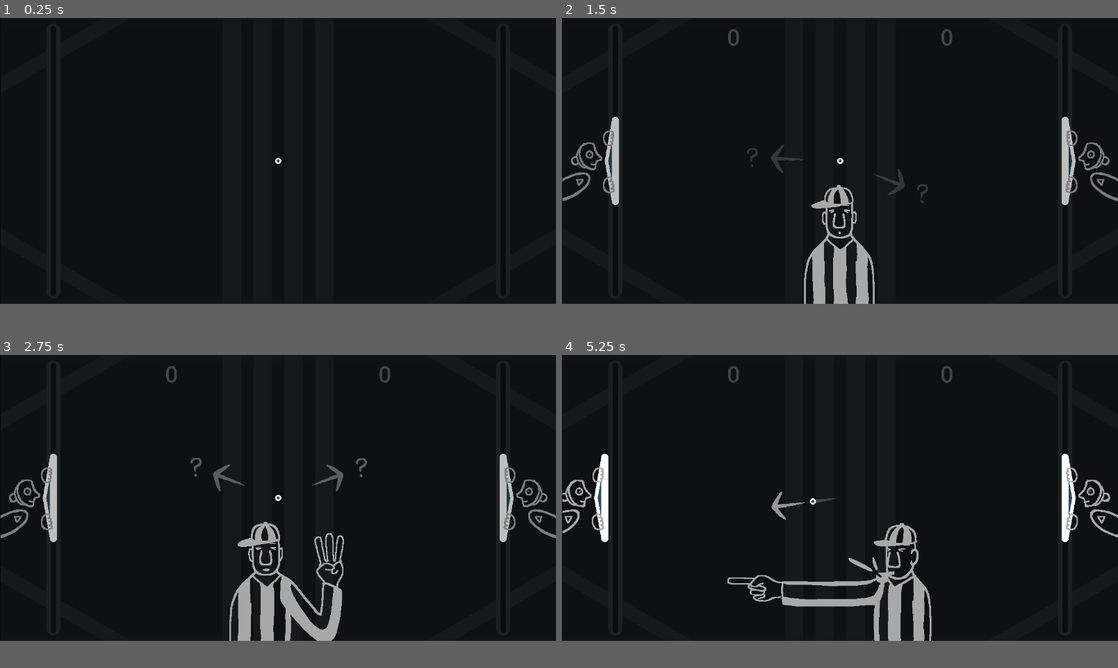
Above: before the commit, frames 1-4 (two rows, left to right).
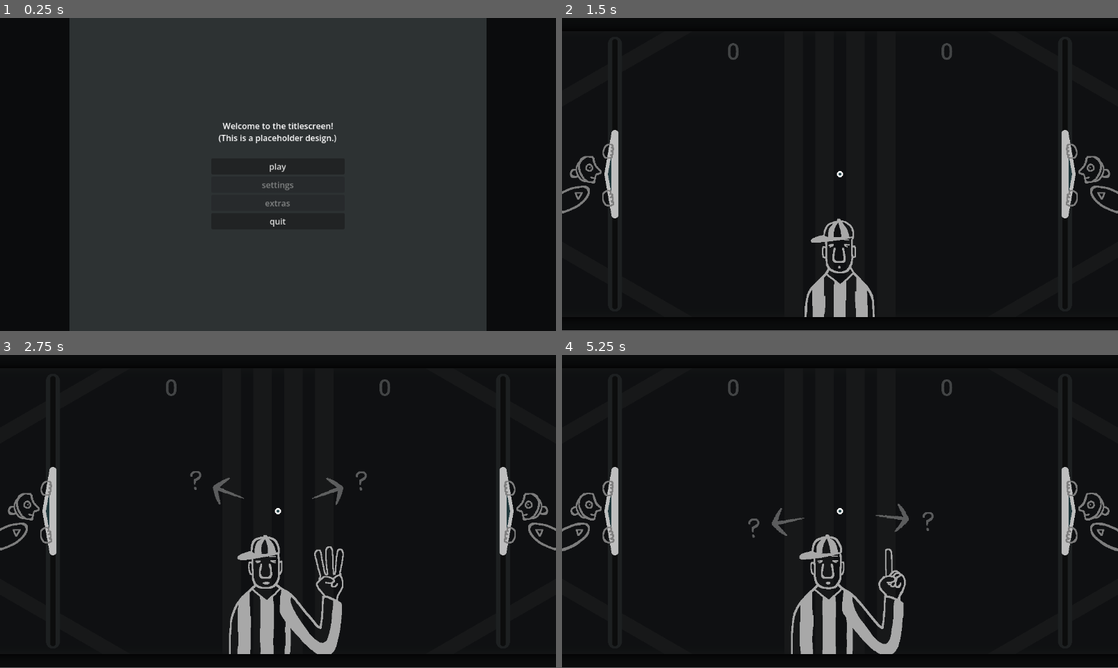
Above: after the commit, the same moments.

Repository: pixerhp/Pixers-Pong
Game: Godot game, scene res://scenes/topscenes/titlescreen_topscene.tscn
Two runs of this game, one before a commit and one after it. Both use one fixed random seed, a clock stepped at 60 frames per second and the inputs below. Before the commit the project starts from res://scenes/topscenes/gameplay_topscene.tscn.
Inputs (mouse positions are in pixels of both pictures, inside the frame that each line leads up to):
- Up to frame 1 (0.25 s): no input
- Up to frame 2 (1.5 s): click (840, 152) at 0.5 s, where only the run after the commit has a clickable "play"; move the mouse to (962, 146) at 1.27 s; hold D (plr1_bump_right) from 1.28 s (still down); tap T (TEMP_TEST_FOUL) at 1.35 s; click (962, 146) at 1.42 s
- Up to frame 3 (2.75 s): move the mouse to (166, 511) at 2.02 s; release D (plr1_bump_right) at 2.03 s; hold S (plr1_down) from 2.03 s (still down); tap Shift (plr1_slow) at 2.1 s
- Up to frame 4 (5.25 s): move the mouse to (895, 436) at 2.77 s; release S (plr1_down) at 2.78 s; hold D (plr1_bump_right) 2.78-3.53 s; tap one key every 0.75 s from 2.85 s: Keypad 0 (plr2_slow) T (TEMP_TEST_FOUL) Shift (plr1_slow) Keypad 0 (plr2_slow); move the mouse to (812, 555) at 3.52 s; hold W (plr1_up) 3.53-4.28 s; click (812, 555) at 3.67 s; move the mouse to (1006, 539) at 4.27 s; hold A (plr1_bump_left) from 4.28 s (still down); move the mouse to (673, 455) at 5.02 s
In frame 1 the window is 800x411 before the commit and 800x450 after it. Grey fills any space a smaller window leaves; there, only what the larger window draws over its background counts as a difference.

The runs differ from the first frame. In frame 1, 67% of the frame differs, in the area x 0-100%, y 0-100%; in frame 2, 4.4%; in frame 3, 5.6%; in frame 4, 7.8%.

Commit message:
Update placeholder titlescreen
(Also made other changes, like removing the accidentally left-in foul serve line's starting points, and not basing the default GAME_SIZE on the project settings for initial window size.)

Diff:
--- a/project.godot
+++ b/project.godot
@@ -11,7 +11,7 @@
 [application]
 
 config/name="Pixer's Pong"
-run/main_scene="uid://djf03i2v6xbtj"
+run/main_scene="uid://hlipoo3a81a4"
 config/features=PackedStringArray("4.6", "GL Compatibility")
 boot_splash/image="uid://c8njw4gkdiofe"
 config/icon="uid://c8njw4gkdiofe"
@@ -22,7 +22,6 @@
 
 [display]
 
-window/size/viewport_width=1260
 window/stretch/mode="viewport"
 window/stretch/aspect="expand"
 
--- a/scenes/topscenes/gameplay_topscene.tscn
+++ b/scenes/topscenes/gameplay_topscene.tscn
@@ -324,7 +324,6 @@
 
 [node name="FoulReserveLine" type="Line2D" parent="CenteringParent/ClippingParent" unique_id=516523413]
 unique_name_in_owner = true
-points = PackedVector2Array(0, 0, 0, 0, 736, 181, 890, 365, 713, 438, 442, 388, 427, 501, 638, 573)
 width = 2.0
 default_color = Color(1, 1, 1, 0.12156863)
 begin_cap_mode = 2
--- a/scenes/topscenes/titlescreen_topscene.tscn
+++ b/scenes/topscenes/titlescreen_topscene.tscn
@@ -1,12 +1,17 @@
 [gd_scene format=3 uid="uid://hlipoo3a81a4"]
+
+[ext_resource type="Script" uid="uid://cvl8uia5vjvs8" path="res://scripts/titlescreen.gd" id="1_lfq86"]
 
 [node name="TitlescreenTopscene" type="Control" unique_id=1092844895]
 layout_mode = 3
 anchors_preset = 15
 anchor_right = 1.0
 anchor_bottom = 1.0
+offset_right = -460.0
+offset_bottom = -48.0
 grow_horizontal = 2
 grow_vertical = 2
+script = ExtResource("1_lfq86")
 
 [node name="CenteringParent" type="Control" parent="." unique_id=75234928]
 unique_name_in_owner = true
@@ -16,10 +21,10 @@
 anchor_top = 0.5
 anchor_right = 0.5
 anchor_bottom = 0.5
-offset_left = -630.0
-offset_top = -324.0
-offset_right = 630.0
-offset_bottom = 324.0
+offset_left = -400.0
+offset_top = -300.0
+offset_right = 400.0
+offset_bottom = 300.0
 grow_horizontal = 2
 grow_vertical = 2
 
@@ -35,21 +40,62 @@
 
 [node name="BackgroundColorRect" type="ColorRect" parent="CenteringParent/ClippingParent" unique_id=940169648]
 unique_name_in_owner = true
-custom_minimum_size = Vector2(1260, 648)
 layout_mode = 1
 anchors_preset = 15
 anchor_right = 1.0
 anchor_bottom = 1.0
 grow_horizontal = 2
 grow_vertical = 2
-color = Color(0.0595, 0.0651, 0.07, 1)
+color = Color(0.17674088, 0.19441009, 0.20147726, 1)
 
-[node name="RichTextLabel" type="RichTextLabel" parent="CenteringParent/ClippingParent" unique_id=1372114320]
-layout_mode = 0
-offset_left = 333.0
-offset_top = 221.0
-offset_right = 552.0
-offset_bottom = 274.0
+[node name="VBoxContainer" type="VBoxContainer" parent="CenteringParent/ClippingParent" unique_id=2048338329]
+layout_mode = 1
+anchors_preset = 8
+anchor_left = 0.5
+anchor_top = 0.5
+anchor_right = 0.5
+anchor_bottom = 0.5
+offset_left = -20.0
+offset_top = -20.0
+offset_right = 20.0
+offset_bottom = 20.0
+grow_horizontal = 2
+grow_vertical = 2
+
+[node name="RichTextLabel" type="RichTextLabel" parent="CenteringParent/ClippingParent/VBoxContainer" unique_id=1372114320]
+custom_minimum_size = Vector2(256, 0)
+layout_mode = 2
 text = "Welcome to the titlescreen!
-(You're stuck here now.)"
+(This is a placeholder design.)"
+fit_content = true
 horizontal_alignment = 1
+
+[node name="Spacer" type="Control" parent="CenteringParent/ClippingParent/VBoxContainer" unique_id=1450156029]
+custom_minimum_size = Vector2(0, 20)
+layout_mode = 2
+
+[node name="PlayButton" type="Button" parent="CenteringParent/ClippingParent/VBoxContainer" unique_id=1844914765]
+layout_mode = 2
+text = "play"
+
+[node name="SettingsButton" type="Button" parent="CenteringParent/ClippingParent/VBoxContainer" unique_id=1725853170]
+layout_mode = 2
+disabled = true
+text = "settings
+"
+
+[node name="ExtrasButton" type="Button" parent="CenteringParent/ClippingParent/VBoxContainer" unique_id=1472631322]
+layout_mode = 2
+disabled = true
+text = "extras
+
+"
+
+[node name="QuitButton" type="Button" parent="CenteringParent/ClippingParent/VBoxContainer" unique_id=663610410]
+layout_mode = 2
+text = "quit"
+
+[connection signal="pressed" from="CenteringParent/ClippingParent/VBoxContainer/PlayButton" to="." method="_on_play_button_pressed"]
+[connection signal="pressed" from="CenteringParent/ClippingParent/VBoxContainer/SettingsButton" to="." method="_on_settings_button_pressed"]
+[connection signal="pressed" from="CenteringParent/ClippingParent/VBoxContainer/ExtrasButton" to="." method="_on_extras_button_pressed"]
+[connection signal="pressed" from="CenteringParent/ClippingParent/VBoxContainer/QuitButton" to="." method="_on_quit_button_pressed"]
--- a/scripts/autoloaded/globals.gd
+++ b/scripts/autoloaded/globals.gd
@@ -1,8 +1,6 @@
 extends Node
 
-var GAME_SIZE: Vector2 = Vector2( # Minimum 300x200?
-	ProjectSettings.get_setting("display/window/size/viewport_width"),
-	ProjectSettings.get_setting("display/window/size/viewport_height"),)
+var GAME_SIZE: Vector2i = Vector2i(1260, 648)
 
 var ball_max_speed: float = 4500
 var ball_min_speed: float = 300
--- a/scripts/gameplay_script.gd
+++ b/scripts/gameplay_script.gd
@@ -119,7 +119,7 @@
 	%CenteringParent.set_size(Globals.GAME_SIZE)
 	%CenteringParent.set_position(
 		(get_viewport().get_visible_rect().size / 2.0) - (Globals.GAME_SIZE / 2.0))
-	%OuterVignettePanel.set_size(Globals.GAME_SIZE + Vector2(50.0, 50.0))
+	%OuterVignettePanel.set_size(Globals.GAME_SIZE + Vector2i(50.0, 50.0))
 	var outer_vignette_stylebox: StyleBoxFlat = %OuterVignettePanel.get_theme_stylebox("panel")
 	%OuterVignettePanel.set_position(Vector2(
 		0.0 - ((outer_vignette_stylebox.border_width_left + outer_vignette_stylebox.border_width_right) / 2.0),
@@ -635,7 +635,7 @@
 	%FoulReserveLine.modulate = %PrimaryArrowPointer.modulate
 	%FoulReserveLine.points = PackedVector2Array([
 		Vector2((Globals.GAME_SIZE.x / 2.0) + (170.0 * (-1.0 if foulball_cause_is_plr2 else 1.0)), Globals.GAME_SIZE.y / 2.0),
-		Vector2((0.0 if foulball_cause_is_plr2 else Globals.GAME_SIZE.x), Globals.GAME_SIZE.y / 2.0),
+		Vector2((0.0 if foulball_cause_is_plr2 else float(Globals.GAME_SIZE.x)), float(Globals.GAME_SIZE.y) / 2.0),
 	])
 	# Ball animation and velocity (set for the sake of CPU behavior):
 	const BALL_RETURN_START: float = 0.0
@@ -1017,7 +1017,7 @@
 	var paddle_noderef: Node2D = (%RightPaddle if is_plr2 else %LeftPaddle)
 	var time_since: int = Time.get_ticks_msec() - paddle_noderef.get_meta("sidebump_time")
 	if time_since > SIDEBUMP_DURATION:
-		paddle_noderef.position.x = (Globals.GAME_SIZE.x - 120) if is_plr2 else 120.0
+		paddle_noderef.position.x = (float(Globals.GAME_SIZE.x) - 120.0) if is_plr2 else 120.0
 		return
 	var bump_strength: float = paddle_noderef.get_meta("sidebump_strength")
 	var parabola_weight: float = parabola_arc_weight(time_since, SIDEBUMP_DURATION)
--- /dev/null
+++ b/scripts/titlescreen.gd
@@ -0,0 +1,28 @@
+extends Node
+
+func _ready():
+	reset_framing(Vector2i(800, 600))
+
+func reset_framing(content_size: Vector2i):
+	get_window().set_content_scale_size(content_size)
+	%CenteringParent.set_size(content_size)
+	%CenteringParent.set_position(
+		(get_viewport().get_visible_rect().size / 2.0) - (content_size / 2.0))
+	%ClippingParent.set_size(content_size)
+	%ClippingParent.set_position(Vector2(0,0))
+
+
+func _on_play_button_pressed():
+	get_tree().change_scene_to_file("res://scenes/topscenes/gameplay_topscene.tscn")
+
+
+func _on_settings_button_pressed():
+	pass # Replace with function body.
+
+
+func _on_extras_button_pressed():
+	pass # Replace with function body.
+
+
+func _on_quit_button_pressed():
+	get_tree().quit()
Not shown, added: scripts/titlescreen.gd.uid
